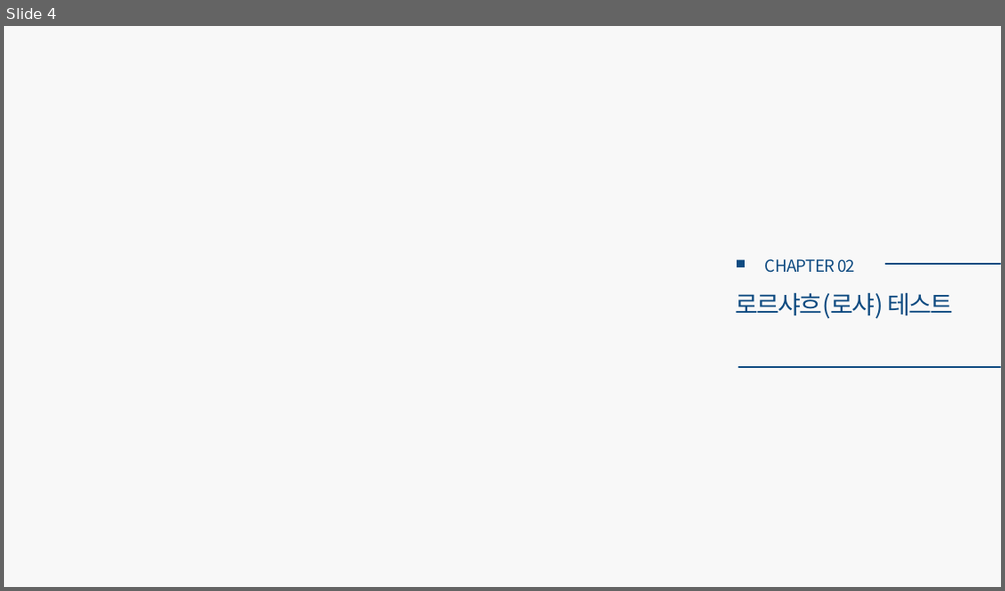
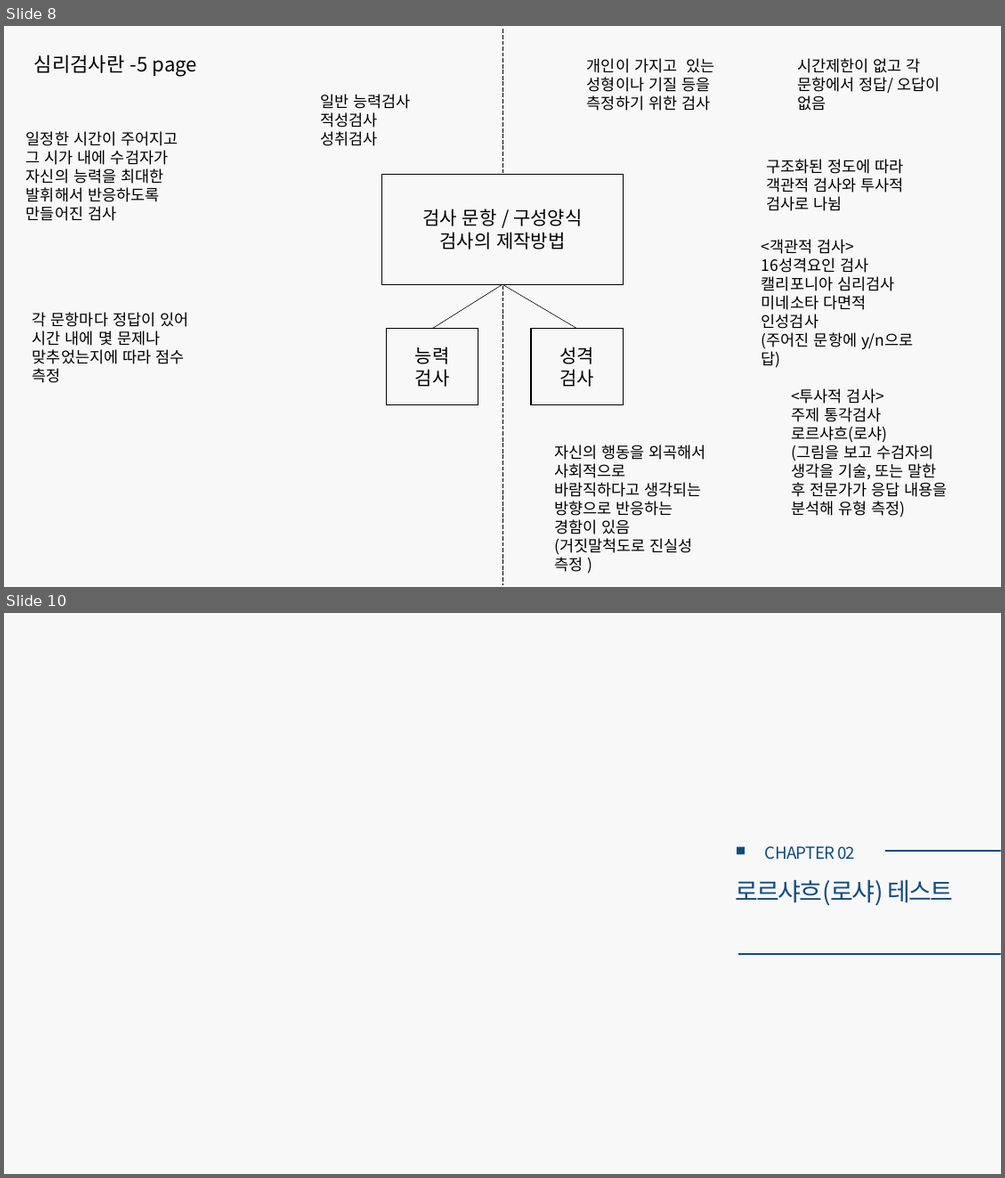
Before and after one commit to CUTE-MOONDO/growing-flowers, a slide deck: 로샤논문.pptx. Shown one above the other, each under a label of ours: slide 4 before the commit, slides 8 and 10 after it; the slides between them are not shown. The pictures are 1005x591 and 1005x1178 pixels, drawn with LibreOffice and Linux fonts; fonts in the diff are those of the drawing. Boxes give left, top, right and bottom in pixels: in the first picture for what was removed or moved away, otherwise in the second. Text is boxed around its words. In the diff, an @@ line names an element or a change of style, - is before the commit and + after.

```diff
--- a/로샤논문.pptx
+++ b/로샤논문.pptx
@@ slide 8 added at [4,26,1001,587], background #F8F8F8 @@
@@ line added from (502, 29) to (502, 585), #000000 0.5 pt dashed @@
@@ text added at [34,54,197,77], 19 pt, text #000000 @@
+심리검사란 -5 page
@@ text added at [587,58,714,111], 15 pt, text #000000 @@
+개인이 가지고 있는 성형이나 기질 등을 측정하기 위한 검사
@@ text added at [797,58,939,110], 15 pt, text #000000 @@
+시간제한이 없고 각 문항에서 정답/ 오답이 없음
@@ text added at [321,94,411,146], 15 pt, text #000000 @@
+일반 능력검사
+적성검사
+성취검사
@@ text added at [26,131,178,221], 15 pt, text #000000 @@
+일정한 시간이 주어지고 그 시가 내에 수검자가 자신의 능력을 최대한 발휘해서 반응하도록 만들어진 검사
@@ text added at [766,159,904,211], 15 pt, text #000000 @@
+구조화된 정도에 따라 객관적 검사와 투사적 검사로 나뉨
@@ rectangle added at [381,174,623,285], fill #F8F8F8, outline #000000 1 pt, 18 pt, text #000000 @@
+검사 문항 / 구성양식
+검사의 제작방법
@@ text added at [761,239,914,368], 15 pt, text #000000 @@
+<객관적 검사>
+16성격요인 검사
+캘리포니아 심리검사
+미네소타 다면적 인성검사
+(주어진 문항에 y/n으로 답)
@@ line added from (502, 284) to (432, 329), #000000 0.5 pt @@
@@ line added from (502, 284) to (577, 329), #000000 0.5 pt @@
@@ text added at [32,312,188,383], 15 pt, text #000000 @@
+각 문항마다 정답이 있어 시간 내에 몇 문제나 맞추었는지에 따라 점수 측정
@@ rectangle added at [386,329,478,405], outline #000000 1 pt, 18 pt, text #000000 @@
+능력
+검사
@@ rectangle added at [531,329,623,405], outline #000000 1 pt, 18 pt, text #000000 @@
+성격
+검사
@@ text added at [791,388,947,517], 15 pt, text #000000 @@
+<투사적 검사>
+주제 통각검사
+로르샤흐(로샤)
+(그림을 보고 수검자의 생각을 기술, 또는 말한 후 전문가가 응답 내용을 분석해 유형 측정)
@@ text added at [554,444,705,572], 15 pt, text #000000 @@
+자신의 행동을 외곡해서 사회적으로 바람직하다고 생각되는 방향으로 반응하는 경함이 있음 (거짓말척도로 진실성 측정 )
@@ what was slide 4 is now slide 10 @@
```
Also in this commit, not shown: 4 slides changed, 6 other slides added.
